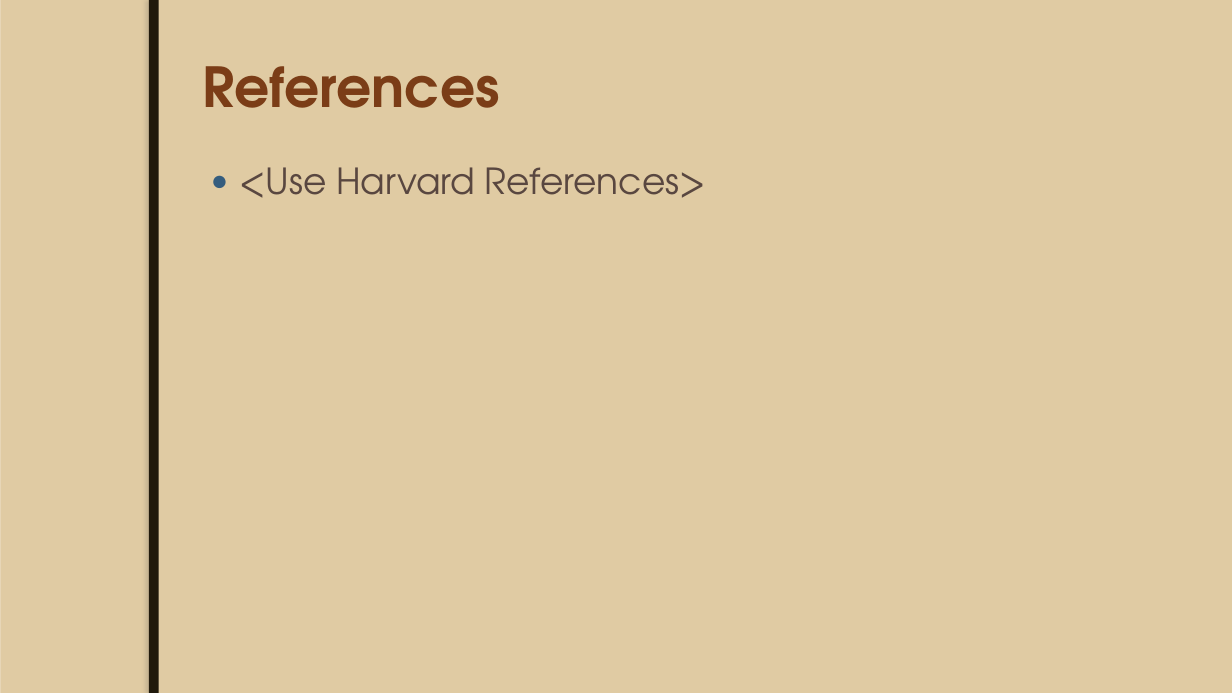
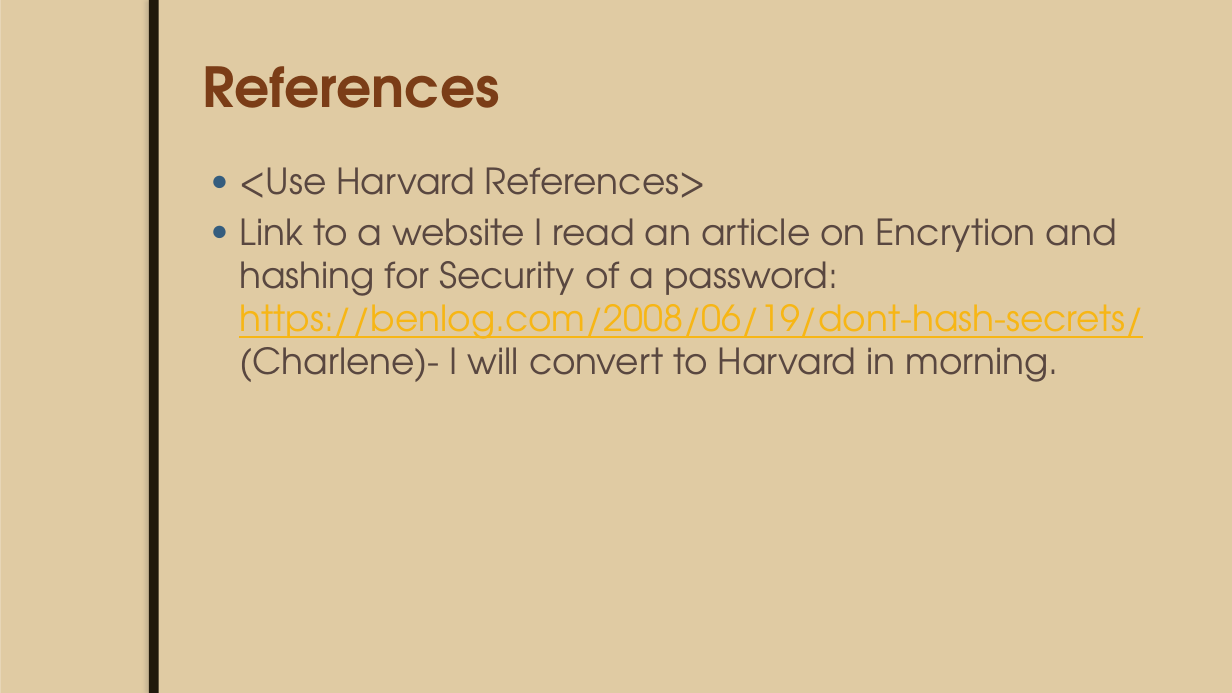
Before and after one commit to JoeyTatu/GoldenYears, a slide deck: slide 11 of Week 8 - Presentation slides/Mid-Term Project.pptx. Drawn at 1232x693 pixels with LibreOffice and Linux fonts; fonts in the diff are those of the drawing; background and template pictures are left out. Boxes give left, top, right and bottom in pixels: in the first picture for what was removed or moved away, otherwise in the second. Text is boxed around its words. In the diff, an @@ line names an element or a change of style, - is before the commit and + after.

```diff
--- a/Week 8 - Presentation slides/Mid-Term Project.pptx
+++ b/Week 8 - Presentation slides/Mid-Term Project.pptx
@@ text at (x1=239, y1=218, x2=1143, y2=382): paragraph added @@
+● Link to a website I read an article on Encrytion and hashing for Security of a password: https://benlog.com/2008/06/19/dont-hash-secrets/ (Charlene)- I will convert to Harvard in morning.
```
Also in this commit, not shown: 3 other slides changed, 2 slides added, 2 slides removed.
